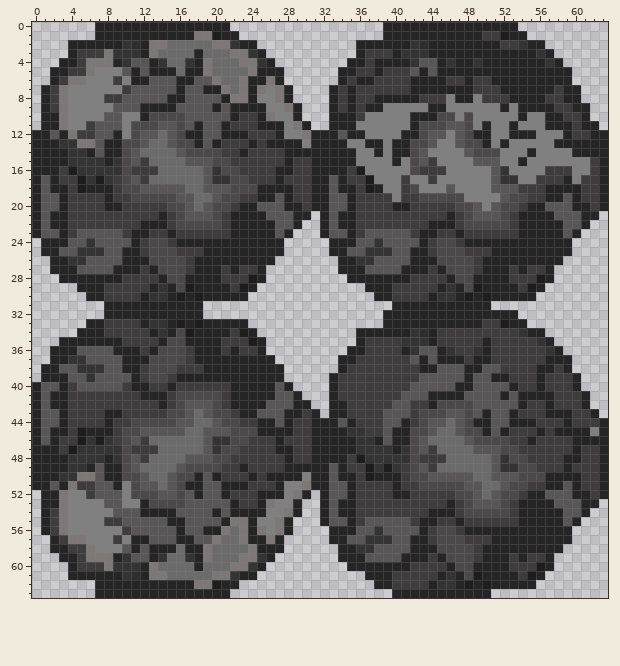
File history of a pixel-art sprite, desktop/assets/roll_up.png. Above, as it was before the edit.
The file is 64x64 pixels. Colours within 5 levels of each other are drawn and written as one.
New version:
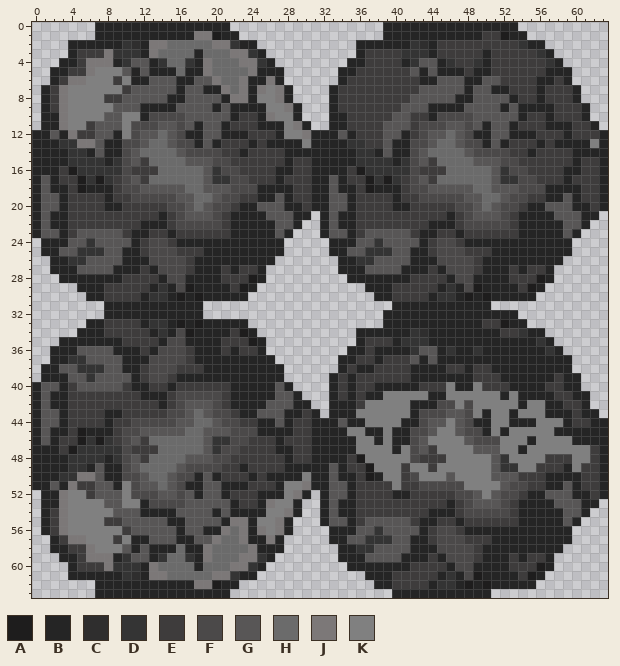
Palette (. is transparent): A #1e1d1d  B #252525  C #2f2e2e  D #343434  E #3e3c3c  F #4b4949  G #585656  H #6b6b6b  J #7c7878  K #808080
Difference:
@@ x 33..63 @@
  1 ......BBBBBBBBBBBEEABB.........
- 2 ...BBBBBBDCBBBBBBBBEEDBB.......
- 3 ...BEEEBDDDBBBBBBBBBBBBDB......
- 4 ..BBEBBBBDGGBDBBDBBBBBBBDB.....
- 5 .BBEEBEEEGBGBBBBBBBBBBBBBBB....
- 6 .BEBBEEEEBBBBEEBEEBBBBBBBBB....
- 7 BEBEEEEEEBBBBBBBEEEBBBBBBEBB...
- 8 BEBEEBBBBBEEEKBBKEEEBBBBEEBB...
- 9 BEBEBBKKKKKBBKKKKKKBKBBBBEEBB..
-10 BBBEKKKKKBBBFFKFKKKKKBKKBBEEB..
-11 BBBKKKKKKBFFFGGFKBKKBKKKBBBEBB.
-12 BGBBKKKKBBFGGKGFBBKKBBBKKKBEEBB
-13 BBKKBBKBBFFGKKGFFBKBKKKKKBBBBBB
-14 BBBKKBKBBFGKKKKGFFFKKKBKKKKBBBB
-15 BBBKKKKBKFGEKKKKGGGKKBKKKKKKKEB
-16 BBEAKKKKKFEEEKKKKKGDKKKKEEEKKEB
-17 GBEEAKKKEKKEKKKKKKGDDKKEEEBKEEB
-18 GBBEABKKEFKKKGKKKKGGGEEEBBBBEEB
-19 GGBEEEEKEEFFFFFKKKKGFFEEBBGBEEB
-20 GGBEEEEBBEEEEEFFGKGFFEBBGGGBBEB
+ 2 ...BBBBBBDCBEEEEEEEEEDBB.......
+ 3 ...BEEEEDDDBEEEEEBEEEEEDB......
+ 4 ..BBEEEEBDGGBDEEDBEEEEEEDB.....
+ 5 .BBEEEEEEGBGBBBEBBEEEEEEBBB....
+ 6 .BEEEEEEEEBBGGGBBGGEEEEBBEB....
+ 7 BEEEEEEEEEGGGGGBGGBBEEEBEEEB...
+ 8 BEEEEEEEEGGGGGBBGGGGBEEBEEEB...
+ 9 BEEEEEEEGGGBBBBGGGGBGBBBBEEEB..
+10 BBEEEEEGGEEBFFFFGGGGGBEEBEEEB..
+11 BBEEEEGGGEFFFGGFGBGGBEEEBBBEEB.
+12 BGBEEEGGBEFGGHGFBBGGBBBEEEBEEEB
+13 BBDDEEGBBFFGHHGFFBGBEEEBEBBBBKB
+14 BBBDDBGBBFGHHHHGFFFFEEBEEEEBBBB
+15 BBBDDDDBDFGEHHHHGGGFFEEEEEEBEEB
+16 BBEADDDDDFEEEHHHHHGDFFEEEEBBEEB
+17 GBEEADADEFGEHHHHHHGDDFFEEEBEEEB
+18 GBBEABBBEFFGGGGGHHGGGFFFBBBBEEB
+19 GGBEEEEBEEFFFFFGGHHGFFEEBBGBEEB
+20 GGBEEEEBBEEEEEFFGHGFFEBBGGGBBEB
 21 GBBEEEEEEEEEEBEFGGGFEBBBBGGGBB.
@@ x 33..63 @@
 33 ......BBBBBBBBBBBEEABB.........
-34 ...BBBBBBDCBEEEEEEEEEDBB.......
-35 ...BEEEEDDDBEEEEEBEEEEEDB......
-36 ..BBEEEEBDGGBDEEDBEEEEEEDB.....
-37 .BBEEEEEEGBGBBBEBBEEEEEEBBB....
-38 .BEEEEEEEEBBGGGBBGGEEEEBBEB....
-39 BEEEEEEEEEGGGGGBGGBBEEEBEEEB...
-40 BEEEEEEEEGGGGGBBGGGGBEEBEEEB...
-41 BEEEEEEEGGGBBBBGGGGBGBBBBEEEB..
-42 BBEEEEEGGEEBFFFFGGGGGBEEBEEEB..
-43 BBEEEEGGGEFFFGGFGBGGBEEEBBBEEB.
-44 BGBEEEGGBEFGGHGFBBGGBBBEEEBEEEB
-45 BBDDEEGBBFFGHHGFFBGBEEEBEBBBBKB
-46 BBBDDBGBBFGHHHHGFFFFEEBEEEEBBBB
-47 BBBDDDDBDFGEHHHHGGGFFEEEEEEBEEB
-48 BBEADDDDDFEEEHHHHHGDFFEEEEBBEEB
-49 GBEEADADEFGEHHHHHHGDDFFEEEBEEEB
-50 GBBEABBBEFFGGGGGHHGGGFFFBBBBEEB
-51 GGBEEEEBEEFFFFFGGHHGFFEEBBGBEEB
-52 GGBEEEEBBEEEEEFFGHGFFEBBGGGBBEB
+34 ...BBBBBBDCBBBBBBBBEEDBB.......
+35 ...BEEEBDDDBBBBBBBBBBBBDB......
+36 ..BBEBBBBDGGBDBBDBBBBBBBDB.....
+37 .BBEEBEEEGBGBBBBBBBBBBBBBBB....
+38 .BEBBEEEEBBBBEEBEEBBBBBBBBB....
+39 BEBEEEEEEBBBBBBBEEEBBBBBBEBB...
+40 BEBEEBBBBBEEEKBBKEEEBBBBEEBB...
+41 BEBEBBKKKKKBBKKKKKKBKBBBBEEBB..
+42 BBBEKKKKKBBBFFKFKKKKKBKKBBEEB..
+43 BBBKKKKKKBFFFGGFKBKKBKKKBBBEBB.
+44 BGBBKKKKBBFGGKGFBBKKBBBKKKBEEBB
+45 BBKKBBKBBFFGKKGFFBKBKKKKKBBBBBB
+46 BBBKKBKBBFGKKKKGFFFKKKBKKKKBBBB
+47 BBBKKKKBKFGEKKKKGGGKKBKKKKKKKEB
+48 BBEAKKKKKFEEEKKKKKGDKKKKEEEKKEB
+49 GBEEAKKKEKKEKKKKKKGDDKKEEEBKEEB
+50 GBBEABKKEFKKKGKKKKGGGEEEBBBBEEB
+51 GGBEEEEKEEFFFFFKKKKGFFEEBBGBEEB
+52 GGBEEEEBBEEEEEFFGKGFFEBBGGGBBEB
 53 GBBEEEEEEEEEEBEFGGGFEBBBBGGGBB.
Boxes around the changes in both pictures, in picture pixels (x1, y1, x2, y2):
changed: (347, 40, 599, 211)
changed: (347, 328, 599, 499)
